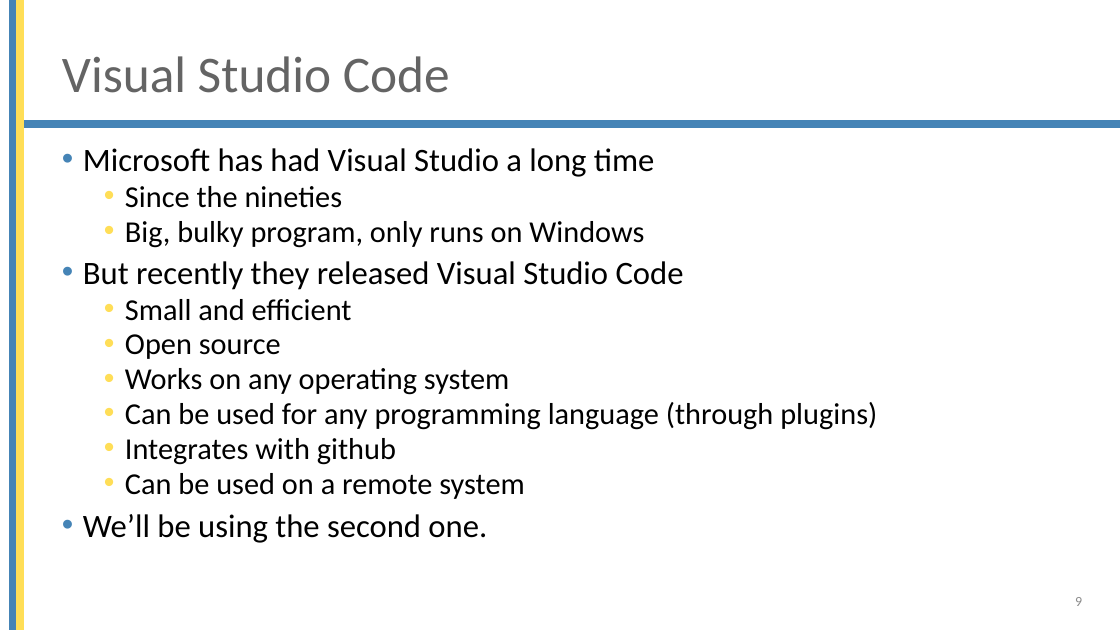
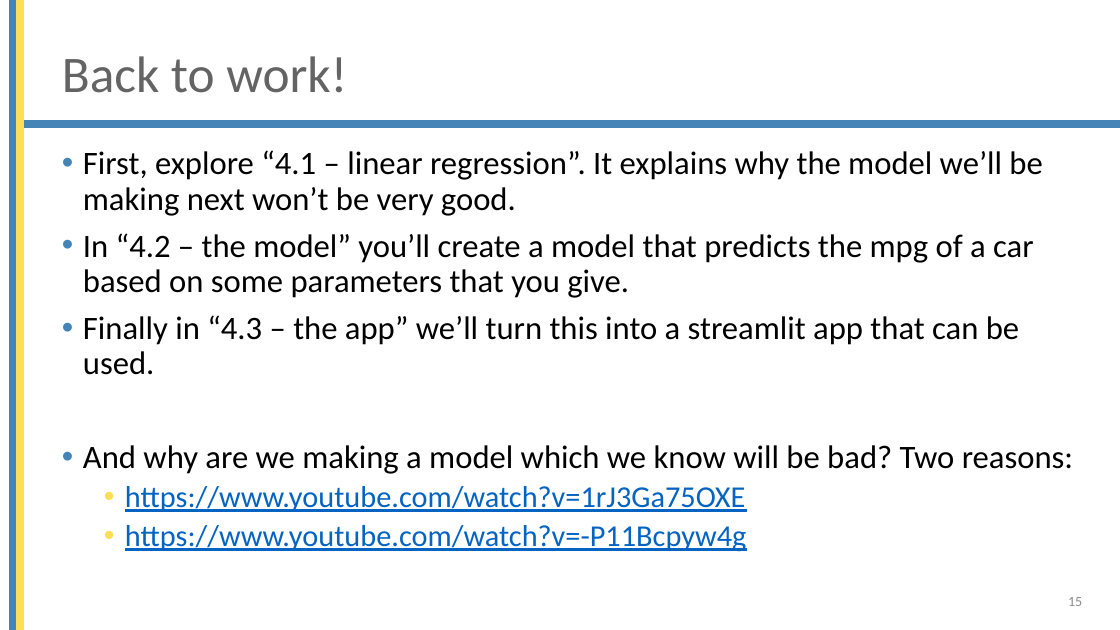
Before and after one commit to mjochen/Cello_AI, a slide deck: slide 15 of ppts/4 - Our first model.pptx (slide 9 before the commit). Drawn at 1120x630 pixels with LibreOffice and Linux fonts; fonts in the diff are those of the drawing; background and template pictures are left out. Boxes give left, top, right and bottom in pixels: in the first picture for what was removed or moved away, otherwise in the second. Text is boxed around its words. In the diff, an @@ line names an element or a change of style, - is before the commit and + after.

```diff
--- a/ppts/4 - Our first model.pptx
+++ b/ppts/4 - Our first model.pptx
@@ title at box(62, 56, 347, 93): text changed @@
-Visual Studio Code
+Back to work!
@@ text at box(83, 150, 1073, 552): text changed; size 26 to 28 pt @@
-• Microsoft has had Visual Studio a long time
-  • Since the nineties
-  • Big, bulky program, only runs on Windows
-• But recently they released Visual Studio Code
-  • Small and efficient
-  • Open source
-  • Works on any operating system
-  • Can be used for any programming language (through plugins)
-  • Integrates with github
-  • Can be used on a remote system
-• We’ll be using the second one.
+• First, explore “4.1 – linear regression”. It explains why the model we’ll be making next won’t be very good.
+• In “4.2 – the model” you’ll create a model that predicts the mpg of a car based on some parameters that you give.
+• Finally in “4.3 – the app” we’ll turn this into a streamlit app that can be used.
+• And why are we making a model which we know will be bad? Two reasons:
+  • https://www.youtube.com/watch?v=1rJ3Ga75OXE
+  • https://www.youtube.com/watch?v=-P11Bcpyw4g
@@ page number at box(1068, 597, 1082, 606): text changed @@
-9
+15
```
Also in this commit, not shown: 1 other slide changed, 13 slides added, 36 slides removed, 5 other files.
